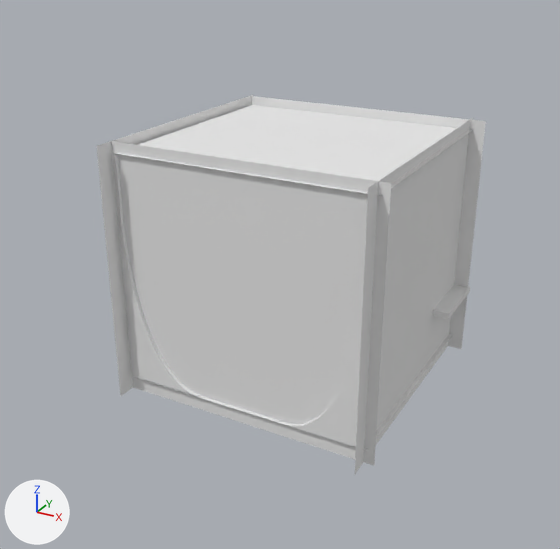
A saved change to the Blender file Throne_map.001.blend.
Rendered twice from a 50 mm lens placed at (16.4, -31.7, 15.8), pointed at (-1.2, 0.3, -0.2). Lighting does not change. The marker at lower left points along +X, +Y and +Z.

Before the edit, the objects in view are built like this:
```python
ob_floor_ground_plane = bpy.data.objects.new('Floor_Ground_Plane', me_floor_ground_plane)
ob_floor_ground_plane.location = (0.26, 0.0, 0.0)
ob_floor_ground_plane.rotation_euler = (1.571, 0.0, 0.0)  # degrees (90, 0, 0)
ob_floor_roof_plane_007 = bpy.data.objects.new('Floor_Roof_Plane.007', me_floor_roof_plane_007)
ob_floor_roof_plane_007.location = (0.26, 0.0, 0.0)
ob_floor_roof_plane_007.rotation_euler = (1.571, 0.0, 0.0)  # degrees (90, 0, 0)
ob_flor_dias_cube_002 = bpy.data.objects.new('Flor_Dias_Cube.002', me_flor_dias_cube_002)
ob_flor_dias_cube_002.location = (0.26, 0.0, 0.0)
ob_flor_dias_cube_002.rotation_euler = (1.571, 0.0, 0.0)  # degrees (90, 0, 0)
ob_plane_001_plane_003 = bpy.data.objects.new('Plane.001_Plane.003', me_plane_001_plane_003)
ob_plane_001_plane_003.location = (0.26, 0.0, 0.0)
ob_plane_001_plane_003.rotation_euler = (1.571, 0.0, 0.0)  # degrees (90, 0, 0)
ob_plane_plane_001 = bpy.data.objects.new('Plane_Plane.001', me_plane_plane_001)
ob_plane_plane_001.location = (0.26, 0.0, 0.0)
ob_plane_plane_001.rotation_euler = (1.571, 0.0, 0.0)  # degrees (90, 0, 0)
ob_wall_back_plane_004 = bpy.data.objects.new('Wall_Back_Plane.004', me_wall_back_plane_004)
ob_wall_back_plane_004.location = (0.26, 0.0, 0.0)
ob_wall_back_plane_004.rotation_euler = (1.571, 0.0, 0.0)  # degrees (90, 0, 0)
ob_wall_front_plane_002 = bpy.data.objects.new('Wall_Front_Plane.002', me_wall_front_plane_002)
ob_wall_front_plane_002.location = (0.0, 0.0, 0.0)
ob_wall_front_plane_002.rotation_euler = (1.571, 0.0, 0.0)  # degrees (90, 0, 0)
ob_wall_left_plane_006 = bpy.data.objects.new('Wall_Left_Plane.006', me_wall_left_plane_006)
ob_wall_left_plane_006.location = (0.0, 0.0, 0.0)
ob_wall_left_plane_006.rotation_euler = (1.571, 0.0, 0.0)  # degrees (90, 0, 0)
ob_wall_right_plane_005 = bpy.data.objects.new('Wall_Right_Plane.005', me_wall_right_plane_005)
ob_wall_right_plane_005.location = (0.25, 0.0, 0.0)
ob_wall_right_plane_005.rotation_euler = (1.571, 0.0, 0.0)  # degrees (90, 0, 0)
```
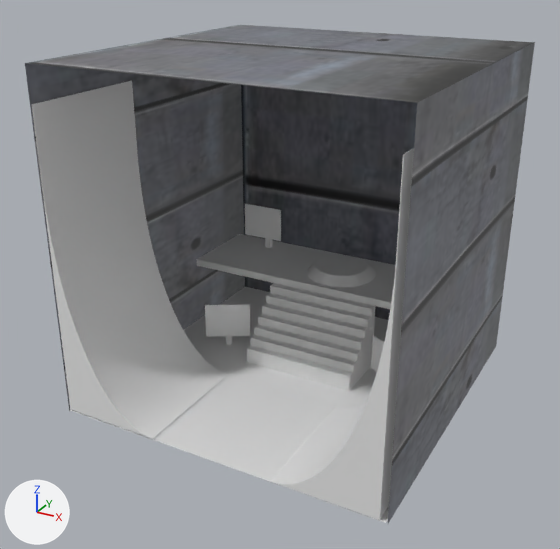
Edits to the bpy script that builds the scene:
```text
Change ob_floor_ground_plane:
    ob_floor_ground_plane.location: (0.26, 0.0, 0.0) -> (-0.11, -0.01, -0.07)
    ob_floor_ground_plane.scale: (1.0, 1.0, 1.0) -> (1.35, 1.35, 1.35)
Change ob_plane_001_plane_003:
    ob_plane_001_plane_003.location: (0.26, 0.0, 0.0) -> (-0.11, -0.01, -0.07)
    ob_plane_001_plane_003.scale: (1.0, 1.0, 1.0) -> (1.35, 1.35, 1.35)
Change ob_plane_plane_001:
    ob_plane_plane_001.location: (0.26, 0.0, 0.0) -> (-0.11, -0.01, -0.07)
    ob_plane_plane_001.scale: (1.0, 1.0, 1.0) -> (1.35, 1.35, 1.35)
Remove ob_wall_front_plane_002:
    ob_wall_front_plane_002 = bpy.data.objects.new('Wall_Front_Plane.002', me_wall_front_plane_002)
Remove ob_floor_roof_plane_007:
    ob_floor_roof_plane_007 = bpy.data.objects.new('Floor_Roof_Plane.007', me_floor_roof_plane_007)
Remove ob_wall_back_plane_004:
    ob_wall_back_plane_004 = bpy.data.objects.new('Wall_Back_Plane.004', me_wall_back_plane_004)
Remove ob_wall_right_plane_005:
    ob_wall_right_plane_005 = bpy.data.objects.new('Wall_Right_Plane.005', me_wall_right_plane_005)
Remove ob_wall_left_plane_006:
    ob_wall_left_plane_006 = bpy.data.objects.new('Wall_Left_Plane.006', me_wall_left_plane_006)
Add ob_cube_003:
    ob_cube_003 = bpy.data.objects.new('Cube.003', me_cube)  # 4 vertices, 1 face; spans x -1.0..1.0, y -1.0..1.0, z -0.91; in mat_cromecementpanelsml_jpg (picture img_cromecementpanelsml_jpg)
    ob_cube_003.location = (-0.4, 0.94, 18.71)
    ob_cube_003.scale = (8.6, 8.6, 8.6)
Add ob_cube_007:
    ob_cube_007 = bpy.data.objects.new('Cube.007', me_cube_004)  # 4 vertices, 1 face; spans x 1.0, y -1.0..1.0, z -2.91..-0.91; in mat_cromecementpanelsml_jpg (picture img_cromecementpanelsml_jpg)
    ob_cube_007.location = (-0.4, 0.94, 18.71)
    ob_cube_007.scale = (8.6, 8.6, 8.6)
Add ob_cube_008:
    ob_cube_008 = bpy.data.objects.new('Cube.008', me_cube_008)  # 4 vertices, 1 face; spans x -1.0..1.0, y 1.0, z -2.91..-0.91; in mat_cromecementpanelsml_jpg (picture img_cromecementpanelsml_jpg)
    ob_cube_008.location = (-0.4, 0.94, 18.71)
    ob_cube_008.scale = (8.6, 8.6, 8.6)
Add ob_cube_009:
    ob_cube_009 = bpy.data.objects.new('Cube.009', me_cube_009)  # 4 vertices, 1 face; spans x -1.0, y -1.0..1.0, z -2.91..-0.91; in mat_cromecementpanelsml_jpg (picture img_cromecementpanelsml_jpg)
    ob_cube_009.location = (-0.4, 0.94, 18.71)
    ob_cube_009.scale = (8.6, 8.6, 8.6)
```

Location of each change, [x1, y1, x2, y2] in pixels of the pictures (560 x 549 px):
'Wall_Front_Plane.002', deleted
    before: [109, 141, 391, 466]
'Plane.001_Plane.003', moved, rescaled
    before: [115, 154, 199, 396]
    after: [32, 81, 228, 439]
'Cube.007', added
    after: [388, 43, 535, 523]
'Cube.008', added (black)
    after: [241, 85, 417, 320]
'Cube.009', added
    after: [25, 63, 245, 411]
'Cube.003', added
    after: [28, 25, 535, 103]
'Wall_Right_Plane.005', deleted
    before: [355, 118, 473, 473]
'Floor_Ground_Plane', moved, rescaled
    before: [133, 334, 452, 451]
    after: [68, 287, 389, 523]
'Floor_Roof_Plane.007', deleted
    before: [115, 105, 472, 196]
'Plane_Plane.001', moved, rescaled
    before: [285, 340, 361, 447]
    after: [270, 148, 414, 520]
'Wall_Back_Plane.004', deleted
    before: [252, 96, 486, 349]
'Wall_Left_Plane.006', deleted
    before: [97, 95, 253, 396]
'Flor_Dias_Cube.002', unchanged, uncovered by the edit
    before: [433, 285, 470, 319]
    after: [196, 234, 396, 309]
'Cube.006_Cube.009', unchanged, uncovered by the edit
    after: [247, 345, 353, 391]
'Cylinder', unchanged, uncovered by the edit
    after: [307, 255, 376, 287]
'Cube.006', unchanged, uncovered by the edit
    after: [205, 305, 250, 344]
